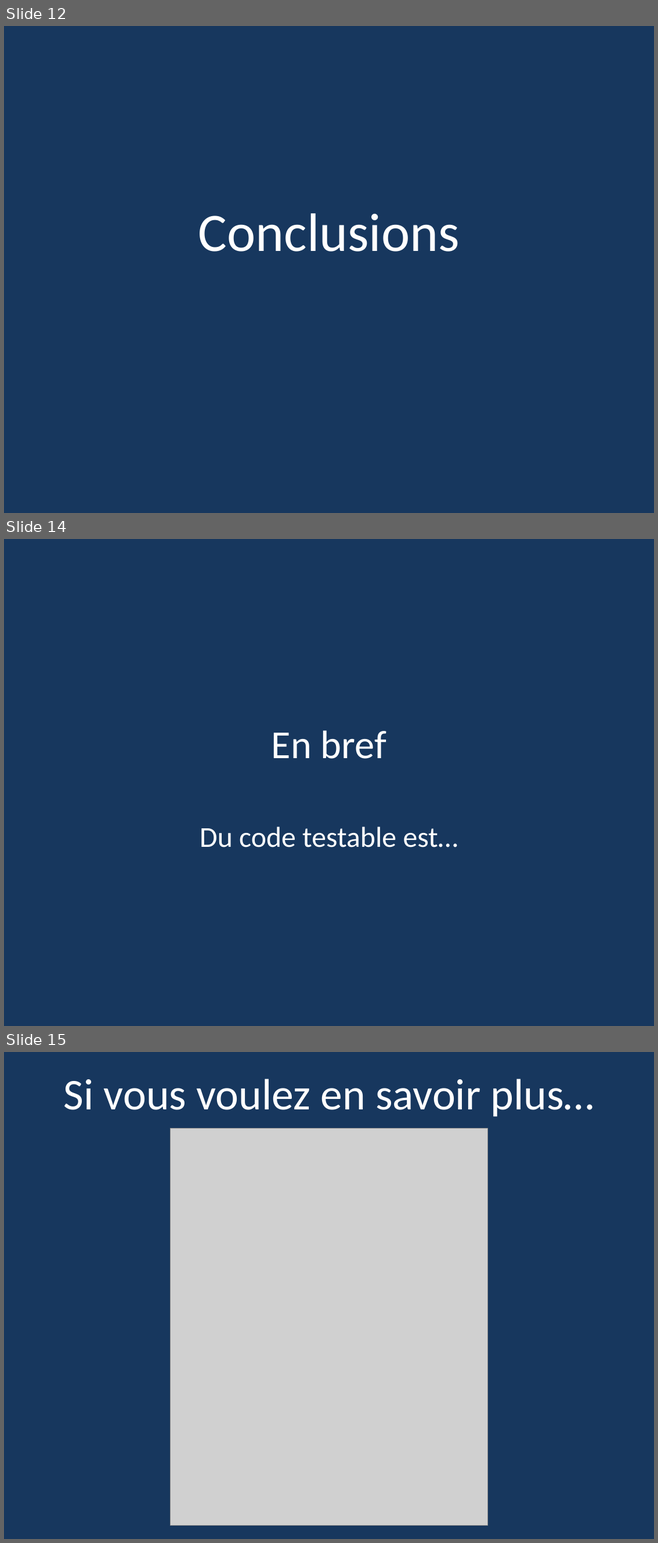
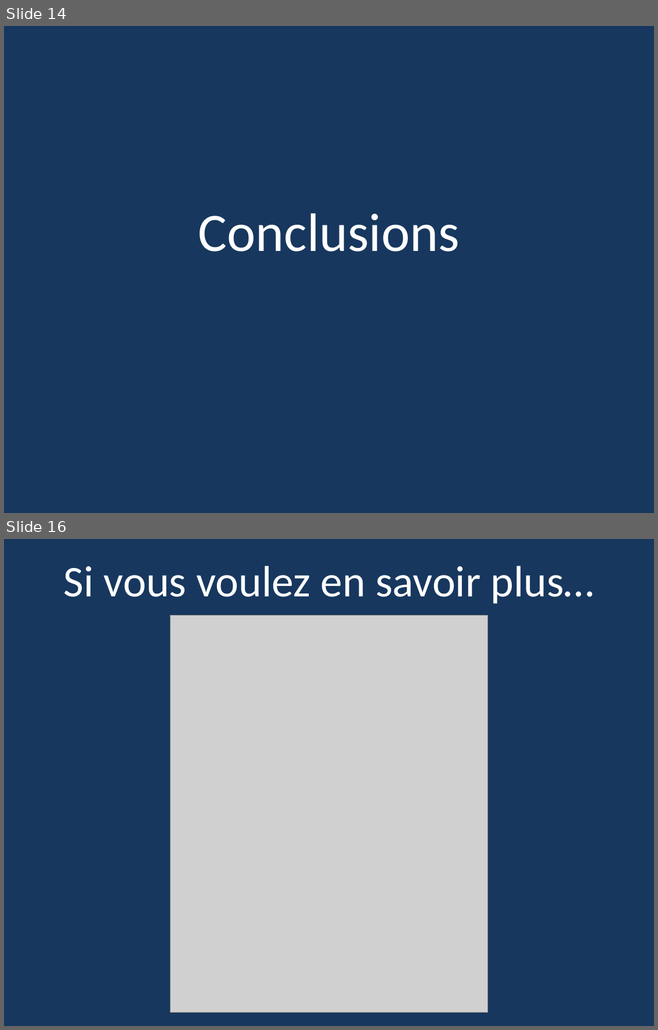
Before and after one commit to Pvlerick/DevDay2017, a slide deck: InjectionDeDépendances.pptx. Shown one above the other, each under a label of ours: slides 12, 14 and 15 before the commit, slides 14 and 16 after it; the slides between them are not shown. The pictures are 658x1543 and 658x1030 pixels, drawn with LibreOffice and Linux fonts; fonts in the diff are those of the drawing; grey boxes stand for pictures. Boxes give left, top, right and bottom in pixels: in the first picture for what was removed or moved away, otherwise in the second. Text is boxed around its words. In the diff, an @@ line names an element or a change of style, - is before the commit and + after.

```diff
--- a/InjectionDeDépendances.pptx
+++ b/InjectionDeDépendances.pptx
@@ slide 14 removed at [4,539,654,1026], background #17375E @@
@@ title removed at [271,730,386,759] @@
-En bref
@@ subtitle removed at [199,827,458,848] @@
-Du code testable est…
@@ what was slide 12 is now slide 14 @@
@@ what was slide 15 is now slide 16 @@
```
Also in this commit, not shown: 6 slides changed, 2 slides added, 6 other files.
